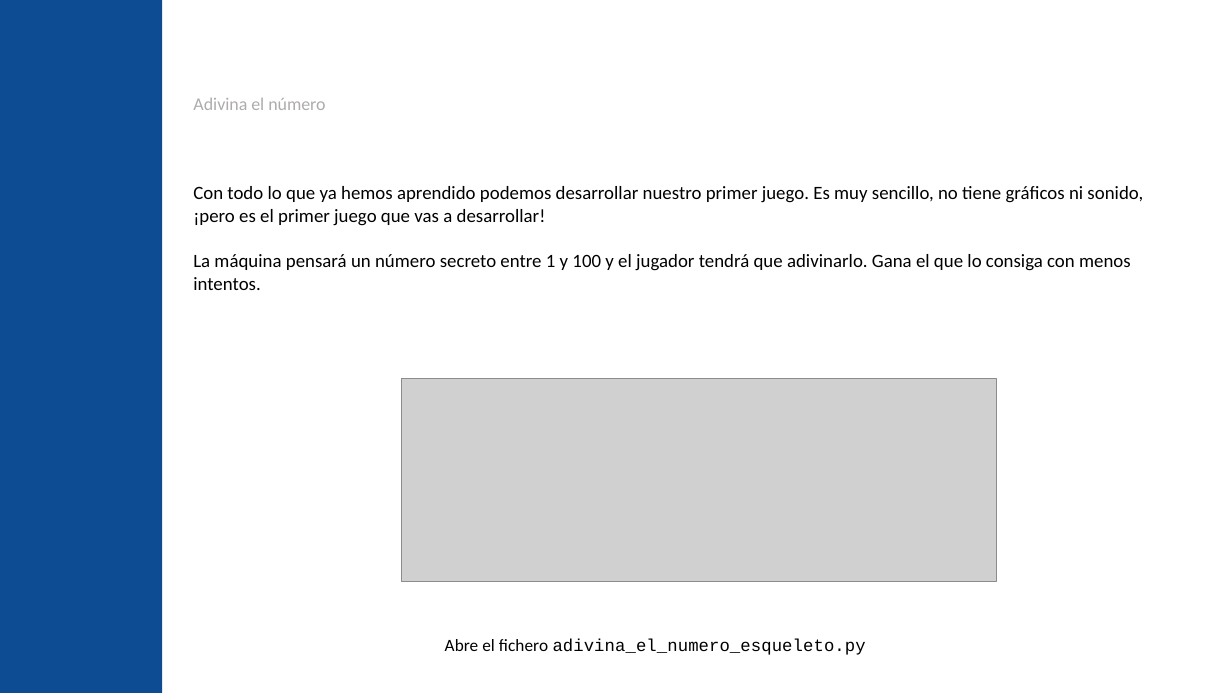
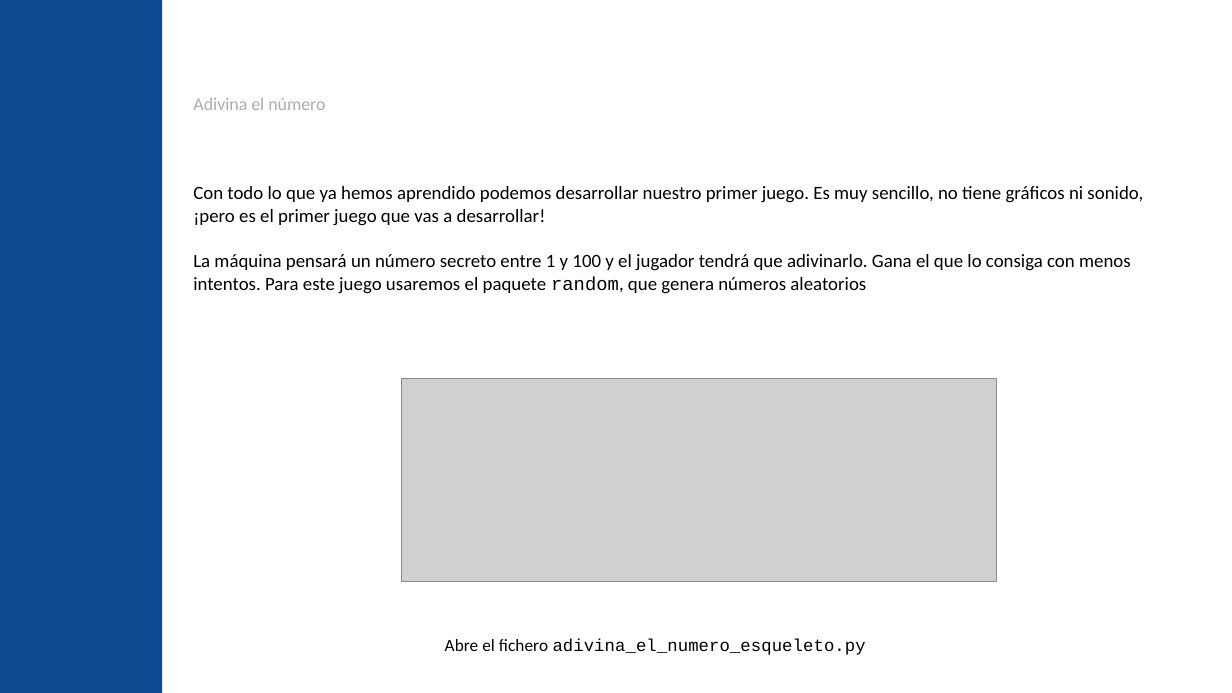
Before and after one commit to jgalgarra/introprogpython, a slide deck: slide 25 of slides/python_elemental_slides.pptx (slide 33 before the commit). Drawn at 1232x693 pixels with LibreOffice and Linux fonts; fonts in the diff are those of the drawing; grey boxes stand for pictures; background and template pictures are left out. Boxes give left, top, right and bottom in pixels: in the first picture for what was removed or moved away, otherwise in the second. Text is boxed around its words. In the diff, an @@ line names an element or a change of style, - is before the commit and + after.

Commit message:
Cambios para hacer el curso con Thonny en lugar de Anaconda

```diff
--- a/slides/python_elemental_slides.pptx
+++ b/slides/python_elemental_slides.pptx
@@ text at (193,254,1131,294): text changed @@
-La máquina pensará un número secreto entre 1 y 100 y el jugador tendrá que adivinarlo. Gana el que lo consiga con menos intentos.
+La máquina pensará un número secreto entre 1 y 100 y el jugador tendrá que adivinarlo. Gana el que lo consiga con menos intentos. Para este juego usaremos el paquete random, que genera números aleatorios
```
Also in this commit, not shown: 17 other slides changed, 4 slides added, 12 slides removed, 1 other file.
